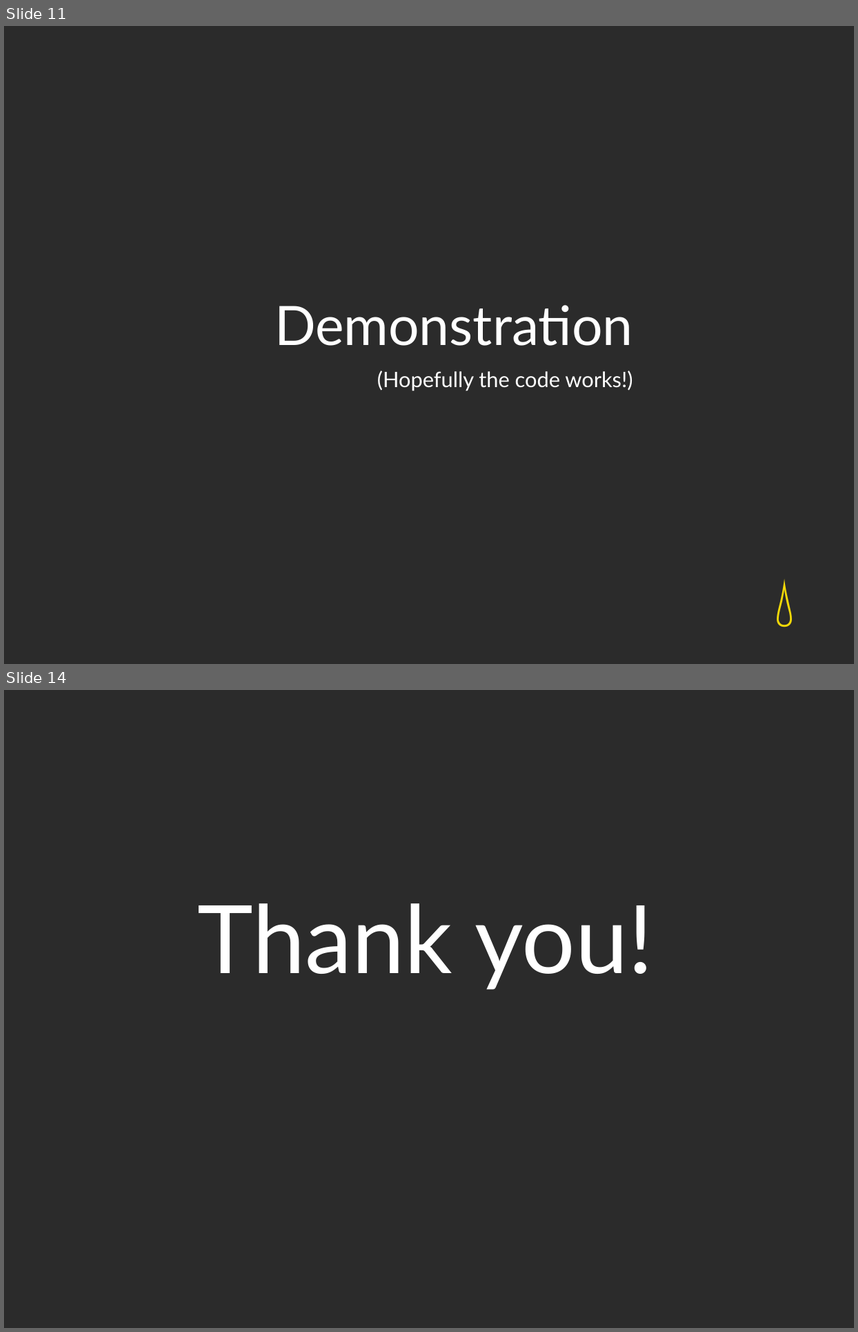
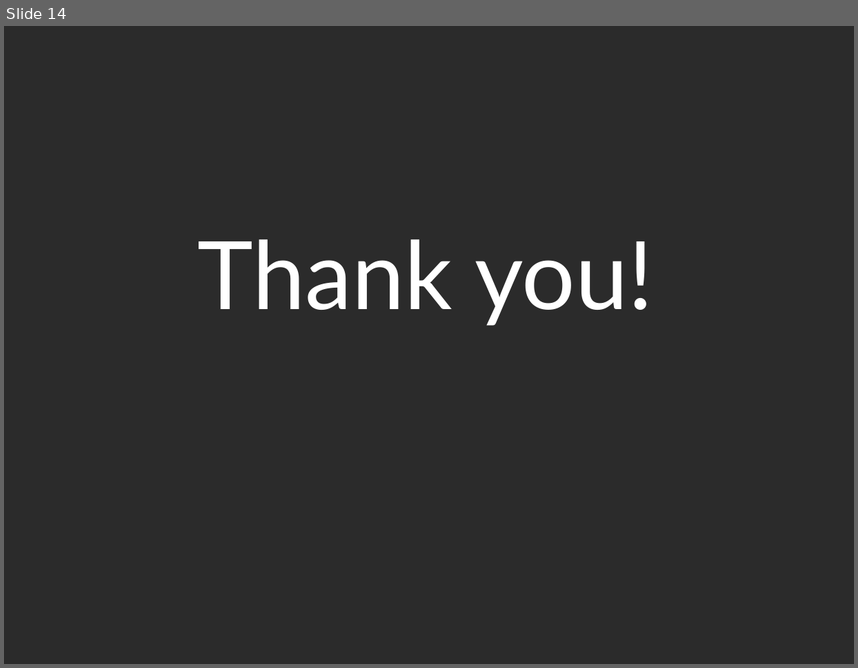
Before and after one commit to tjlagrow/Meme-Machine, a slide deck: Presentation/Project Presentation.pptx. Shown one above the other, each under a label of ours: slides 11 and 14 before the commit, slide 14 after it; the slides between them are not shown. The pictures are 858x1332 and 858x668 pixels, drawn with LibreOffice and Linux fonts; fonts in the diff are those of the drawing; background and template pictures are left out; a plain dark background stands for a picture behind light text. Boxes give left, top, right and bottom in pixels: in the first picture for what was removed or moved away, otherwise in the second. Text is boxed around its words. In the diff, an @@ line names an element or a change of style, - is before the commit and + after.

```diff
--- a/Presentation/Project Presentation.pptx
+++ b/Presentation/Project Presentation.pptx
@@ slide 11 removed at (4,26,854,664), background picture (left out) @@
@@ title removed at (274,305,633,345) @@
-Demonstration
@@ text removed at (377,370,633,391) @@
-(Hopefully the code works!)
@@ text removed at (775,566,809,628) @@
-💧
```
Also in this commit, not shown: 2 slides changed, 1 slide added.
